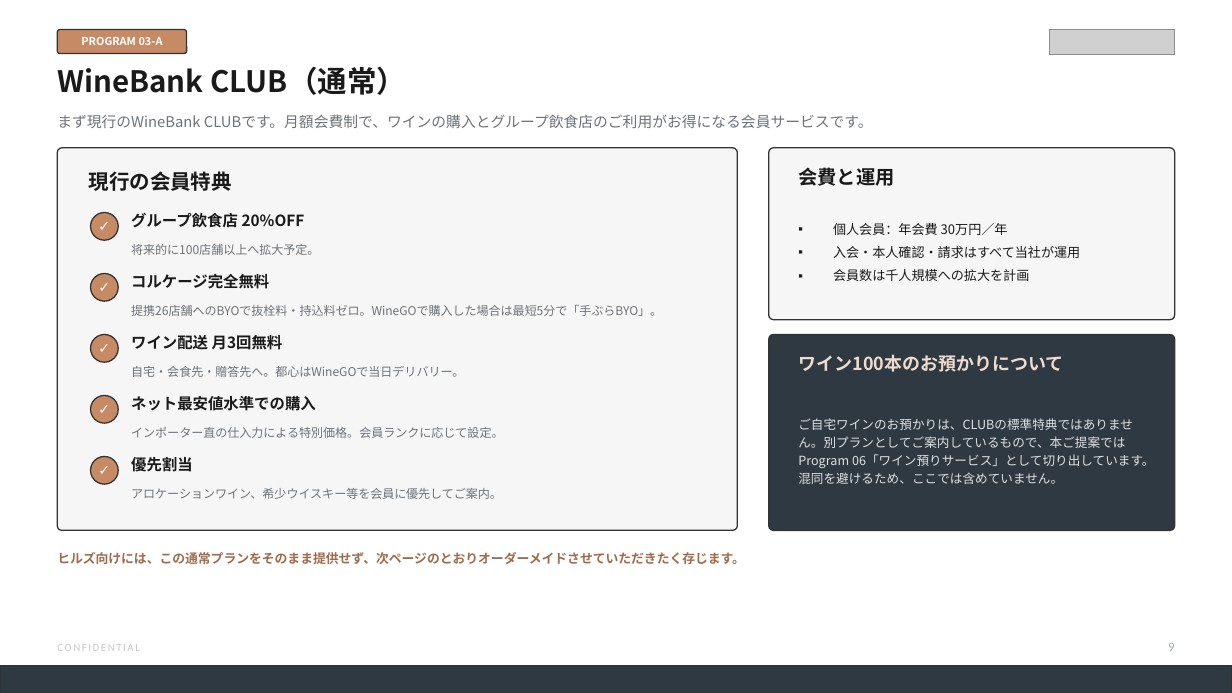
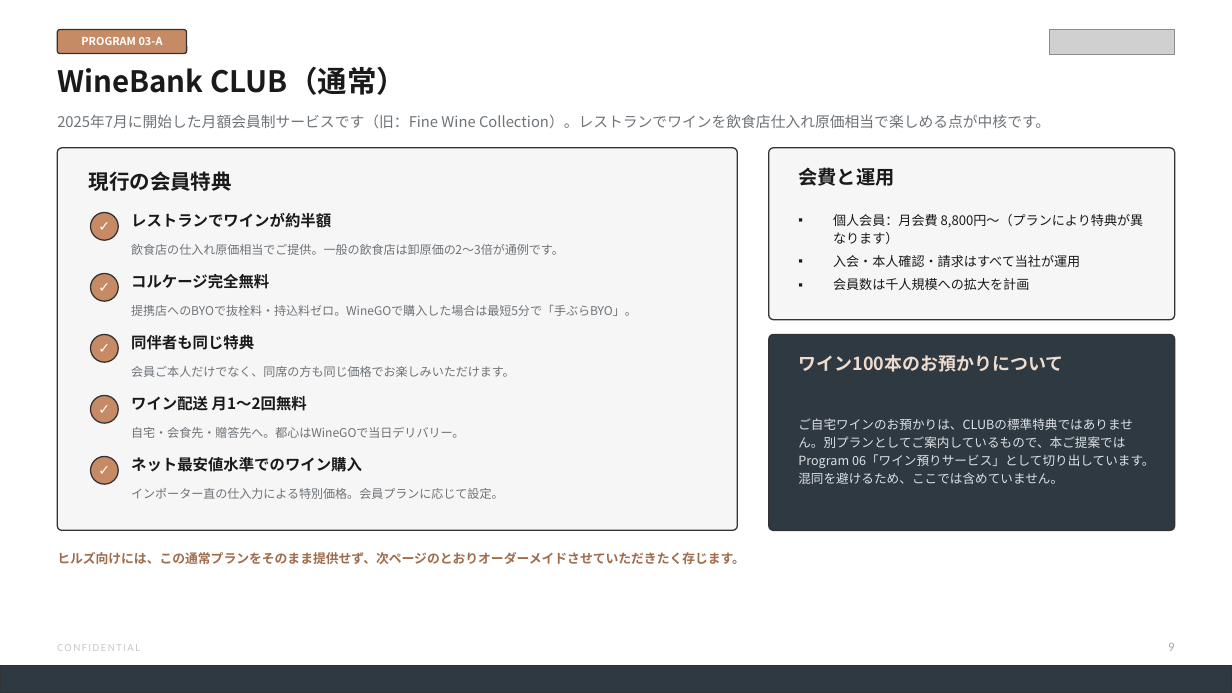
Before and after one commit to nakano-winebank/wine-auction, a slide deck: slide 10 of docs/proposals/森ビル様_業務提携ご提案_WineBank_20260810.pptx. Drawn at 1232x693 pixels with LibreOffice and Linux fonts; fonts in the diff are those of the drawing; grey boxes stand for pictures. Boxes give left, top, right and bottom in pixels: in the first picture for what was removed or moved away, otherwise in the second. Text is boxed around its words. In the diff, an @@ line names an element or a change of style, - is before the commit and + after.

```diff
--- a/docs/proposals/森ビル様_業務提携ご提案_WineBank_20260810.pptx
+++ b/docs/proposals/森ビル様_業務提携ご提案_WineBank_20260810.pptx
@@ text at (x1=57, y1=114, x2=1050, y2=128): text changed @@
-まず現行のWineBank CLUBです。月額会費制で、ワインの購入とグループ飲食店のご利用がお得になる会員サービスです。
+2025年7月に開始した月額会員制サービスです（旧：Fine Wine Collection）。レストランでワインを飲食店仕入れ原価相当で楽しめる点が中核です。
@@ text at (x1=131, y1=213, x2=331, y2=228): text changed @@
-グループ飲食店 20%OFF
+レストランでワインが約半額
@@ text at (x1=833, y1=214, x2=1144, y2=244): text changed @@
-▪ 個人会員：年会費 30万円／年
+▪ 個人会員：月会費 8,800円〜（プランにより特典が異なります）
@@ text at (x1=131, y1=244, x2=564, y2=255): text changed @@
-将来的に100店舗以上へ拡大予定。
+飲食店の仕入れ原価相当でご提供。一般の飲食店は卸原価の2〜3倍が通例です。
@@ text at (x1=131, y1=305, x2=637, y2=316): text changed @@
-提携26店舗へのBYOで抜栓料・持込料ゼロ。WineGOで購入した場合は最短5分で「手ぶらBYO」。
+提携店へのBYOで抜栓料・持込料ゼロ。WineGOで購入した場合は最短5分で「手ぶらBYO」。
@@ text at (x1=131, y1=335, x2=254, y2=350): text changed @@
-ワイン配送 月3回無料
+同伴者も同じ特典
@@ text added at (x1=131, y1=366, x2=515, y2=377), 9.4 pt, text #6E7378 @@
+会員ご本人だけでなく、同席の方も同じ価格でお楽しみいただけます。
@@ text "自宅・会食先・贈答先へ。都心はWineGOで当日デリバリー。" moved from (x1=131, y1=366, x2=464, y2=377) to (x1=131, y1=427, x2=464, y2=438) @@
@@ text at (x1=131, y1=396, x2=307, y2=411): text changed @@
-ネット最安値水準での購入
+ワイン配送 月1〜2回無料
@@ text at (x1=131, y1=457, x2=362, y2=472): text changed @@
-優先割当
+ネット最安値水準でのワイン購入
@@ text at (x1=131, y1=488, x2=503, y2=499): text changed @@
-インポーター直の仕入力による特別価格。会員ランクに応じて設定。
+インポーター直の仕入力による特別価格。会員プランに応じて設定。
@@ text removed at (x1=131, y1=488, x2=502, y2=499) @@
-アロケーションワイン、希少ウイスキー等を会員に優先してご案内。
```
Also in this commit, not shown: 7 other slides changed, 1 slide added, 2 other files.
